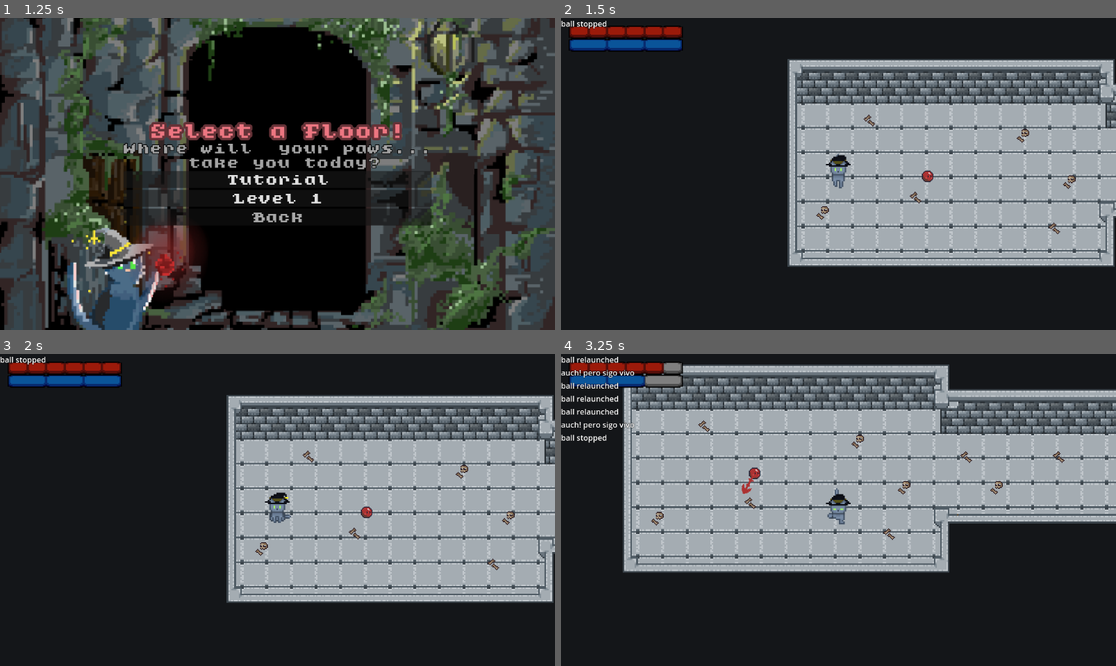
Above: before the commit, frames 1-4 (two rows, left to right).
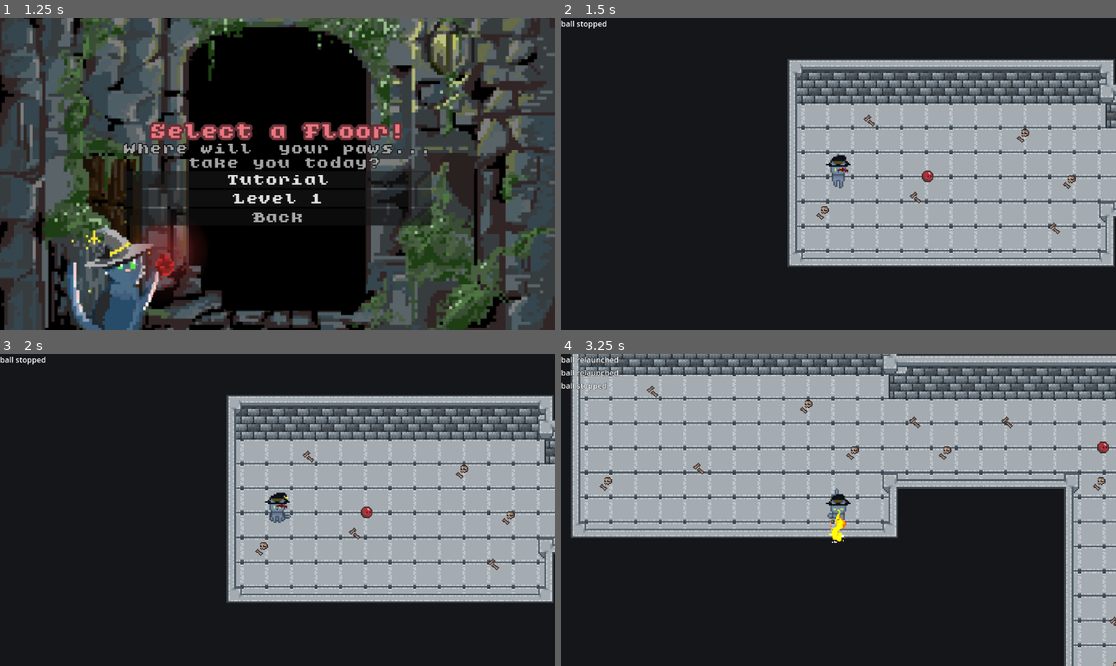
Above: after the commit, the same moments.

Repository: pablocoop/CC5408-Proyecto
Game: Godot game, scene res://ui/main_menu.tscn
The game is run twice, just before and just after one commit, with the same random seed, the same clock (stepped at 60 frames per second) and the same inputs.
Inputs (mouse positions are in pixels of both pictures, inside the frame that each line leads up to):
- Up to frame 1 (1.25 s): click "Start" at 0.5 s
- Up to frame 2 (1.5 s): click "Level 1" at 1.25 s
- Up to frame 3 (2 s): no input
- Up to frame 4 (3.25 s): tap Enter at 2 s; move the mouse to (960, 494) at 2.02 s; hold D (move_right) 2.03-2.78 s; hold Right mouse button (run) 2.03-2.78 s; tap Space (attack) at 2.1, 3.05 s; move the mouse to (727, 525) at 2.77 s; hold S (move_down) from 2.78 s (still down); right-click (727, 525) at 2.85 s

Frame 1 is identical in both runs. In frame 2, 1.6% of the frame differs, in the area x 1-52%, y 2-50%; in frame 3, 1.6%; in frame 4, 47%, in the area x 0-100%, y 0-100%.

Commit message:
Add fire attack animation to player
Introduces a new fire attack animation using an AnimatedSprite2D in the player's attack hitbox. Adds related assets, updates the player script to handle manual animation playback, and modifies the player scene to include the new animation frames and timer.

Diff:
--- a/scenes/player.gd
+++ b/scenes/player.gd
@@ -23,6 +23,8 @@
 # Golpear la pelota
 @onready var attack_hitbox: Hitbox = $AttackHitbox
 @onready var attack_hitbox_shape: CollisionShape2D = $AttackHitbox/CollisionShape2D
+@onready var attack_sprite: AnimatedSprite2D = $AttackHitbox/AnimatedSprite2D
+
 
 @export var attack_duration := 0.1
 @export var attack_cooldown := 0.1
@@ -66,6 +68,17 @@
 @onready var meow: AudioStreamPlayer = $meow
 @onready var auch: AudioStreamPlayer = $auch
 
+# Animación manual fuego
+@onready var animated_sprite_2d: AnimatedSprite2D = $AttackHitbox/AnimatedSprite2D
+var fire_anim_time := 0.0
+var fire_anim_frame := 0
+var fire_anim_fps := 20 # Cambia si quieres más rápido/lento
+var fire_anim_playing := false
+@onready var attack_anim_timer: Timer = $AttackAnimTimer
+var attack_anim_total_time := 0.6 # segundos
+var attack_anim_frames := 10 # o los que tenga tu animación
+var attack_anim_index := 0
+
 
 func _ready() -> void:
 	playback = animation_tree["parameters/playback"]
@@ -97,8 +110,25 @@
 	attack_hitbox.global_position = global_position + facing_direction * 32
 
 	# Rotar visualmente el sprite del ataque
-	var angle = facing_direction.angle()
-	attack_hitbox.get_node("Sprite2D").rotation = angle
+	#var angle = facing_direction.angle()
+	#attack_hitbox.get_node("Sprite2D").rotation = angle
+	#attack_sprite.rotation = facing_direction.angle()
+	attack_sprite.rotation = facing_direction.angle() + PI / 2  # O prueba -PI/2, PI, según corresponda
+
+	# Avance manual de la animación si está jugando
+	if fire_anim_playing and attack_sprite.visible:
+		fire_anim_time += delta
+		var frame_time = 1.0 / fire_anim_fps
+		if fire_anim_time >= frame_time:
+			fire_anim_time -= frame_time
+			fire_anim_frame += 1
+			if fire_anim_frame >= attack_sprite.sprite_frames.get_frame_count("fire"):
+				# Cuando termina la animación, ocultar sprite y resetear todo
+				attack_sprite.visible = false
+				fire_anim_playing = false
+				fire_anim_frame = 0
+			else:
+				attack_sprite.frame = fire_anim_frame
 
 func _physics_process(delta: float) -> void:
 	var real_delta = delta / Engine.time_scale
@@ -113,7 +143,7 @@
 	if Input.is_action_just_pressed("attack"):
 		attack_direction = facing_direction.normalized()
 		_attack()
-		meow.play()
+
 
 	if input != Vector2.ZERO:
 		facing_direction = input.normalized()
@@ -237,25 +267,44 @@
 
 	can_attack = false
 	is_attacking = true
+	meow.play() # Sound effect
 	#playback.travel("attack")
 	#animation_tree["parameters/attack/blend_position"] = facing_direction
 	#attack_hitbox.direction = velocity.normalized()
 	attack_hitbox.direction = (
 		velocity.normalized() if velocity.length_squared() > 0.01 else facing_direction
 	)
-	#attack_hitbox.direction = (attack_hitbox.global_position - global_position).normalized()
-	#is_invulnerable = true 	### DEVUG ONLY
-	#start_invulnerability() # DEVUG ONLY
-	#attack_hitbox.direction = attack_direction
 	attack_hitbox.monitoring = true
 	attack_hitbox_shape.disabled = false
-	attack_hitbox.get_node("Sprite2D").visible = true
+
+	# ACTIVA animación del ataque
+	#attack_sprite.visible = true
+	# --- Animación manual por Timer, inmune a time_scale ---
+	attack_sprite.visible = true
+	attack_sprite.animation = "fire" # ¡Usa el nombre correcto aquí!
+	attack_sprite.frame = 0
+	fire_anim_playing = true
+	attack_anim_index = 0
+	attack_anim_frames = attack_sprite.sprite_frames.get_frame_count("fire")
+	var frame_time = attack_anim_total_time / float(attack_anim_frames)
+	attack_anim_timer.wait_time = frame_time
+	attack_anim_timer.one_shot = false
+	attack_anim_timer.ignore_time_scale = true
+	attack_anim_timer.start()
+	# --- fin animación manual ---
+
+	#attack_sprite.play("fire")  # Asegúrate de usar el nombre de tu animación
+	await get_tree().create_timer(attack_duration, false, true).timeout
+
+	#attack_hitbox.get_node("Sprite2D").visible = true
 
 	# <-- aquí aplicamos la compensación:
-	await get_tree().create_timer(attack_duration * Engine.time_scale).timeout
+	#await get_tree().create_timer(attack_duration, false, true).timeout
+	#await get_tree().create_timer(attack_duration * Engine.time_scale).timeout
 	attack_hitbox.monitoring = false
 	attack_hitbox_shape.disabled = true
-	attack_hitbox.get_node("Sprite2D").visible = false
+	#attack_hitbox.get_node("Sprite2D").visible = false
+
 	is_attacking = false
 
 	# y lo mismo para el cooldown:
@@ -264,3 +313,14 @@
 
 func death() -> void:
 	queue_free()
+
+func _on_AttackAnimTimer_timeout():
+	if fire_anim_playing:
+		attack_anim_index += 1
+		if attack_anim_index >= attack_anim_frames:
+			attack_sprite.visible = false
+			fire_anim_playing = false
+			attack_anim_timer.stop()
+			attack_sprite.frame = 0
+		else:
+			attack_sprite.frame = attack_anim_index
--- a/scenes/player.tscn
+++ b/scenes/player.tscn
@@ -11,6 +11,7 @@
 [ext_resource type="Texture2D" uid="uid://ck3foxx5tfqiq" path="res://assets/UI BARS/empty_bar 3.png" id="7_y4r1p"]
 [ext_resource type="Texture2D" uid="uid://bvrqumk0ovcrm" path="res://assets/UI BARS/shield_bar 3.png" id="8_d2wvv"]
 [ext_resource type="AudioStream" uid="uid://bhkof1dfcjyjk" path="res://music/Meow.ogg" id="11_d2wvv"]
+[ext_resource type="Texture2D" uid="uid://sovogwhoirv0" path="res://assets/Fire_animation.png" id="11_jej6c"]
 [ext_resource type="AudioStream" uid="uid://dbeu8uqx1qbaj" path="res://music/playerhit.mp3" id="12_3v2ag"]
 
 [sub_resource type="CapsuleShape2D" id="CapsuleShape2D_dqkch"]
@@ -1827,7 +1828,85 @@
 height = 42.0
 
 [sub_resource type="RectangleShape2D" id="RectangleShape2D_smehm"]
-size = Vector2(33.5, 67)
+size = Vector2(45.4161, 67)
+
+[sub_resource type="AtlasTexture" id="AtlasTexture_jej6c"]
+atlas = ExtResource("11_jej6c")
+region = Rect2(0, 0, 64, 64)
+
+[sub_resource type="AtlasTexture" id="AtlasTexture_f1ej7"]
+atlas = ExtResource("11_jej6c")
+region = Rect2(64, 0, 64, 64)
+
+[sub_resource type="AtlasTexture" id="AtlasTexture_oprun"]
+atlas = ExtResource("11_jej6c")
+region = Rect2(128, 0, 64, 64)
+
+[sub_resource type="AtlasTexture" id="AtlasTexture_a8ls1"]
+atlas = ExtResource("11_jej6c")
+region = Rect2(192, 0, 64, 64)
+
+[sub_resource type="AtlasTexture" id="AtlasTexture_qfm1y"]
+atlas = ExtResource("11_jej6c")
+region = Rect2(256, 0, 64, 64)
+
+[sub_resource type="AtlasTexture" id="AtlasTexture_fulsm"]
+atlas = ExtResource("11_jej6c")
+region = Rect2(320, 0, 64, 64)
+
+[sub_resource type="AtlasTexture" id="AtlasTexture_4r5pv"]
+atlas = ExtResource("11_jej6c")
+region = Rect2(384, 0, 64, 64)
+
+[sub_resource type="AtlasTexture" id="AtlasTexture_60mlk"]
+atlas = ExtResource("11_jej6c")
+region = Rect2(448, 0, 64, 64)
+
+[sub_resource type="AtlasTexture" id="AtlasTexture_i4ail"]
+atlas = ExtResource("11_jej6c")
+region = Rect2(512, 0, 64, 64)
+
+[sub_resource type="AtlasTexture" id="AtlasTexture_a38lo"]
+atlas = ExtResource("11_jej6c")
+region = Rect2(576, 0, 64, 64)
+
+[sub_resource type="SpriteFrames" id="SpriteFrames_3v2ag"]
+animations = [{
+"frames": [{
+"duration": 1.0,
+"texture": SubResource("AtlasTexture_jej6c")
+}, {
+"duration": 1.0,
+"texture": SubResource("AtlasTexture_f1ej7")
+}, {
+"duration": 1.0,
+"texture": SubResource("AtlasTexture_oprun")
+}, {
+"duration": 1.0,
+"texture": SubResource("AtlasTexture_a8ls1")
+}, {
+"duration": 1.0,
+"texture": SubResource("AtlasTexture_qfm1y")
+}, {
+"duration": 1.0,
+"texture": SubResource("AtlasTexture_fulsm")
+}, {
+"duration": 1.0,
+"texture": SubResource("AtlasTexture_4r5pv")
+}, {
+"duration": 1.0,
+"texture": SubResource("AtlasTexture_60mlk")
+}, {
+"duration": 1.0,
+"texture": SubResource("AtlasTexture_i4ail")
+}, {
+"duration": 1.0,
+"texture": SubResource("AtlasTexture_a38lo")
+}],
+"loop": false,
+"name": &"fire",
+"speed": 10.0
+}]
 
 [node name="Player" type="CharacterBody2D" node_paths=PackedStringArray("animation_tree")]
 collision_layer = 2
@@ -1880,6 +1959,7 @@
 script = ExtResource("4_dqkch")
 
 [node name="CanvasLayer" type="CanvasLayer" parent="."]
+visible = false
 
 [node name="MarginContainer" type="MarginContainer" parent="CanvasLayer"]
 offset_right = 269.0
@@ -1915,18 +1995,29 @@
 script = ExtResource("5_tuyoq")
 
 [node name="CollisionShape2D" type="CollisionShape2D" parent="AttackHitbox"]
-position = Vector2(0.112659, -0.373043)
+position = Vector2(6.07069, -0.373043)
 shape = SubResource("RectangleShape2D_smehm")
 
 [node name="Sprite2D" type="Sprite2D" parent="AttackHitbox"]
+visible = false
 position = Vector2(-0.137333, -4.73444)
 rotation = -1.57079
 scale = Vector2(2.3916, 1.98282)
 texture = ExtResource("6_fjrip")
 
+[node name="AnimatedSprite2D" type="AnimatedSprite2D" parent="AttackHitbox"]
+position = Vector2(0.112659, -0.373043)
+scale = Vector2(1.35474, 1.67316)
+sprite_frames = SubResource("SpriteFrames_3v2ag")
+animation = &"fire"
+frame = 9
+frame_progress = 1.0
+
 [node name="meow" type="AudioStreamPlayer" parent="."]
 stream = ExtResource("11_d2wvv")
 volume_db = -5.0
 
 [node name="auch" type="AudioStreamPlayer" parent="."]
 stream = ExtResource("12_3v2ag")
+
+[node name="AttackAnimTimer" type="Timer" parent="."]
Binary file added: assets/Fire_animation.png
Not shown, added: assets/Fire_animation.png.import
Not shown, added: assets/Sparks-Sheet.png.import
Not shown: 1 places in scenes/player.tscn that only renumber resources
